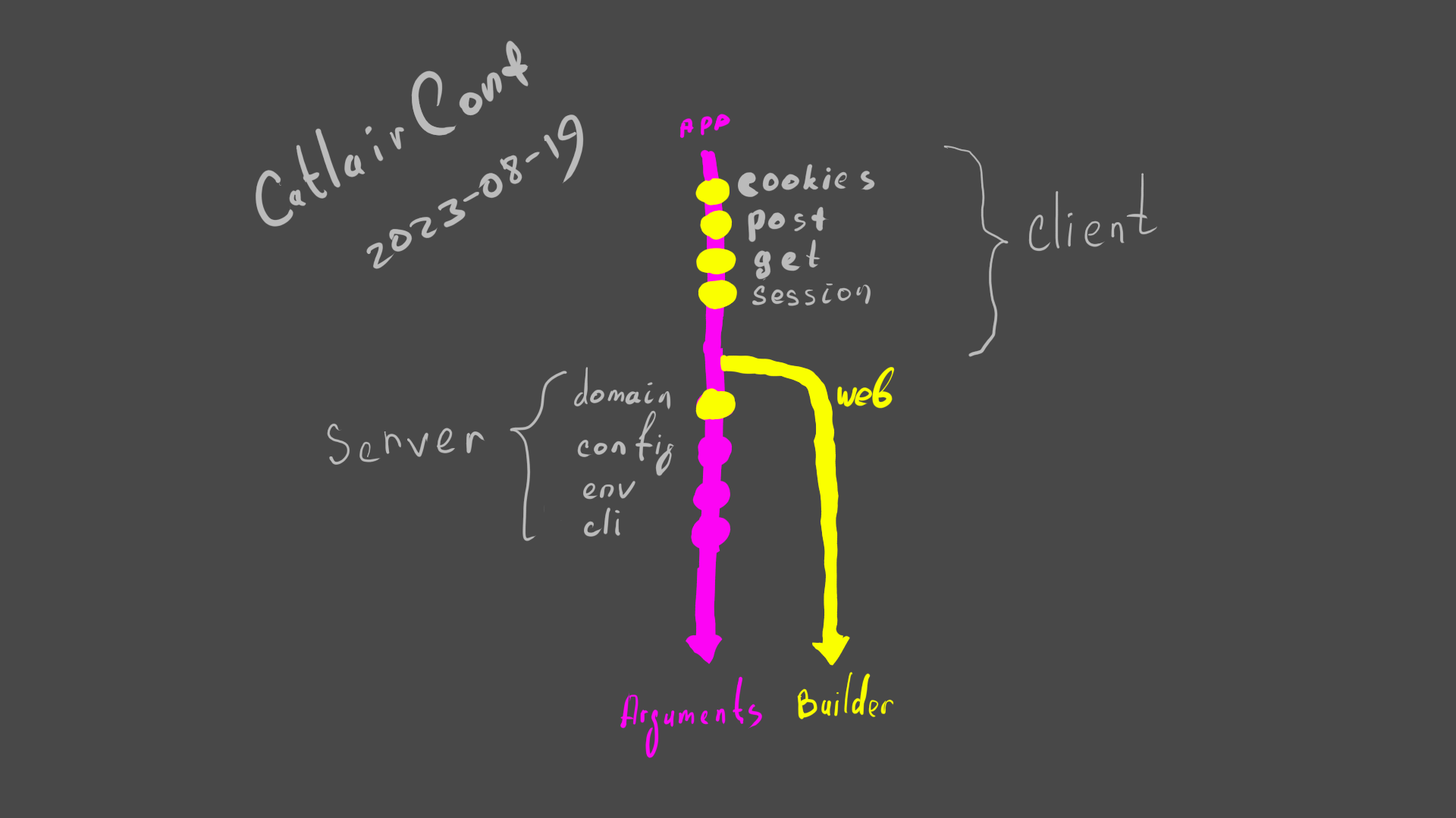
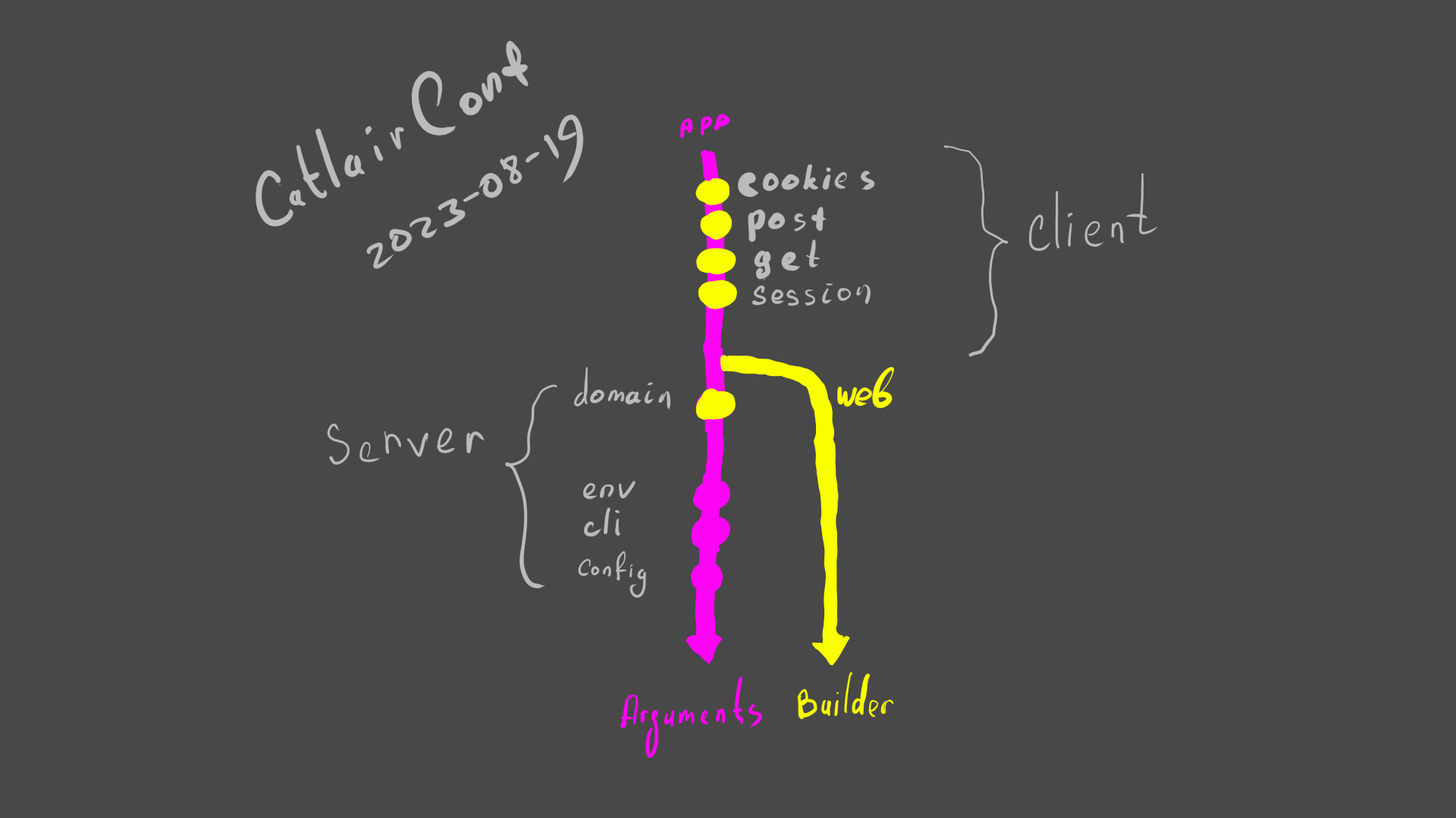
Before/after of a 1456 × 818 layered artwork. What changed in the layer stack:
painted on "Layer 1" over [505,370,732,599]
